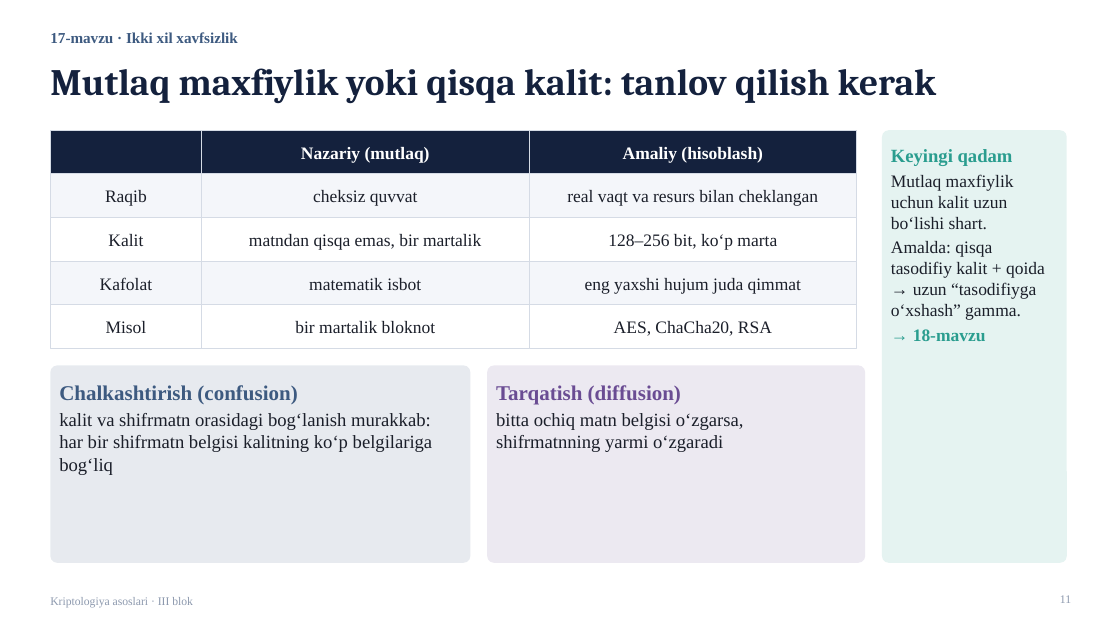
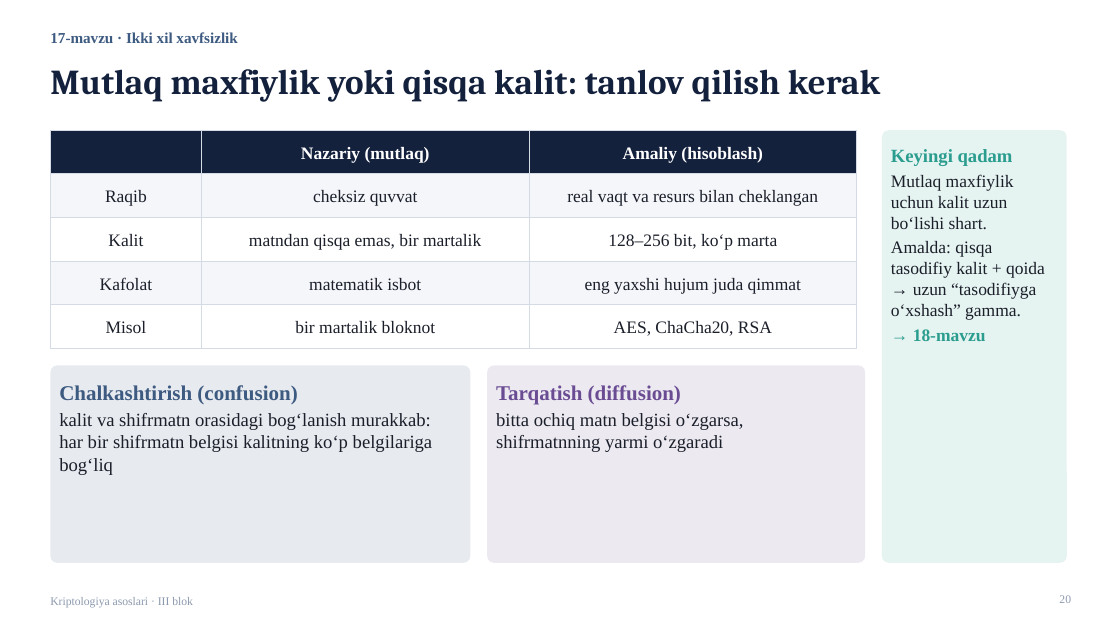
Before and after one commit to qwerty291996/Cryptology_Olympiad, a slide deck: slide 20 of 2026-yil tayyorgarlik/3-blok/Kriptologiya_III_blok_taqdimot.pptx (slide 11 before the commit). Drawn at 1120x630 pixels with LibreOffice and Linux fonts; fonts in the diff are those of the drawing. Boxes give left, top, right and bottom in pixels: in the first picture for what was removed or moved away, otherwise in the second. Text is boxed around its words. In the diff, an @@ line names an element or a change of style, - is before the commit and + after.

```diff
--- a/2026-yil tayyorgarlik/3-blok/Kriptologiya_III_blok_taqdimot.pptx
+++ b/2026-yil tayyorgarlik/3-blok/Kriptologiya_III_blok_taqdimot.pptx
@@ title "Mutlaq maxfiylik yoki qisqa kalit: ..." at box(50, 69, 880, 101): size 32 to 30 pt @@
@@ page number at box(1059, 595, 1071, 603): text changed @@
-11
+20
```
Also in this commit, not shown: 10 other slides changed, 35 slides added, 6 slides removed, 6 other files.
